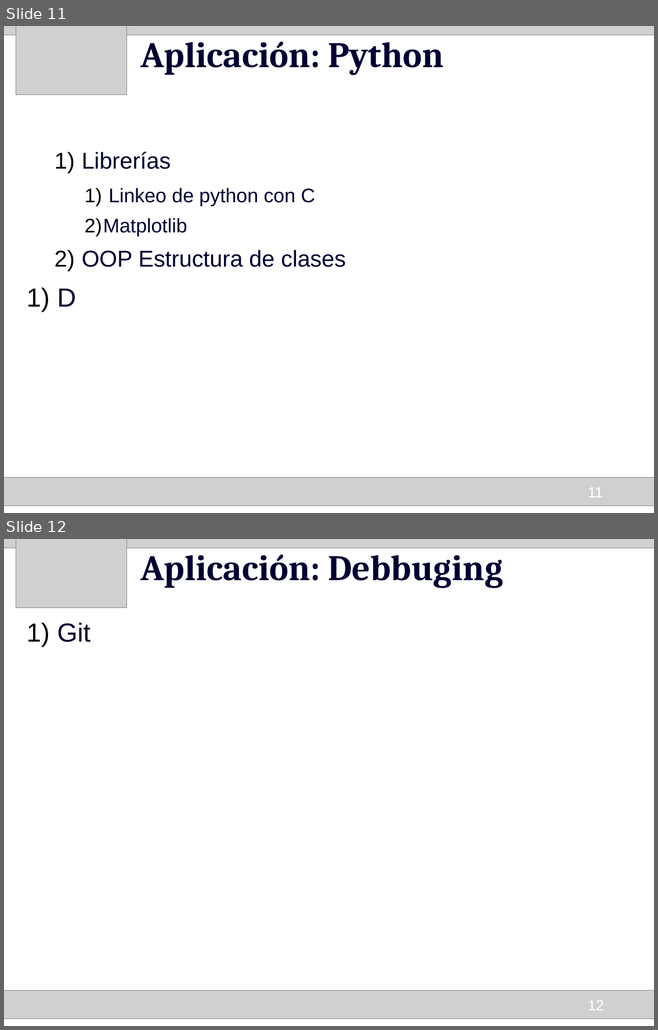
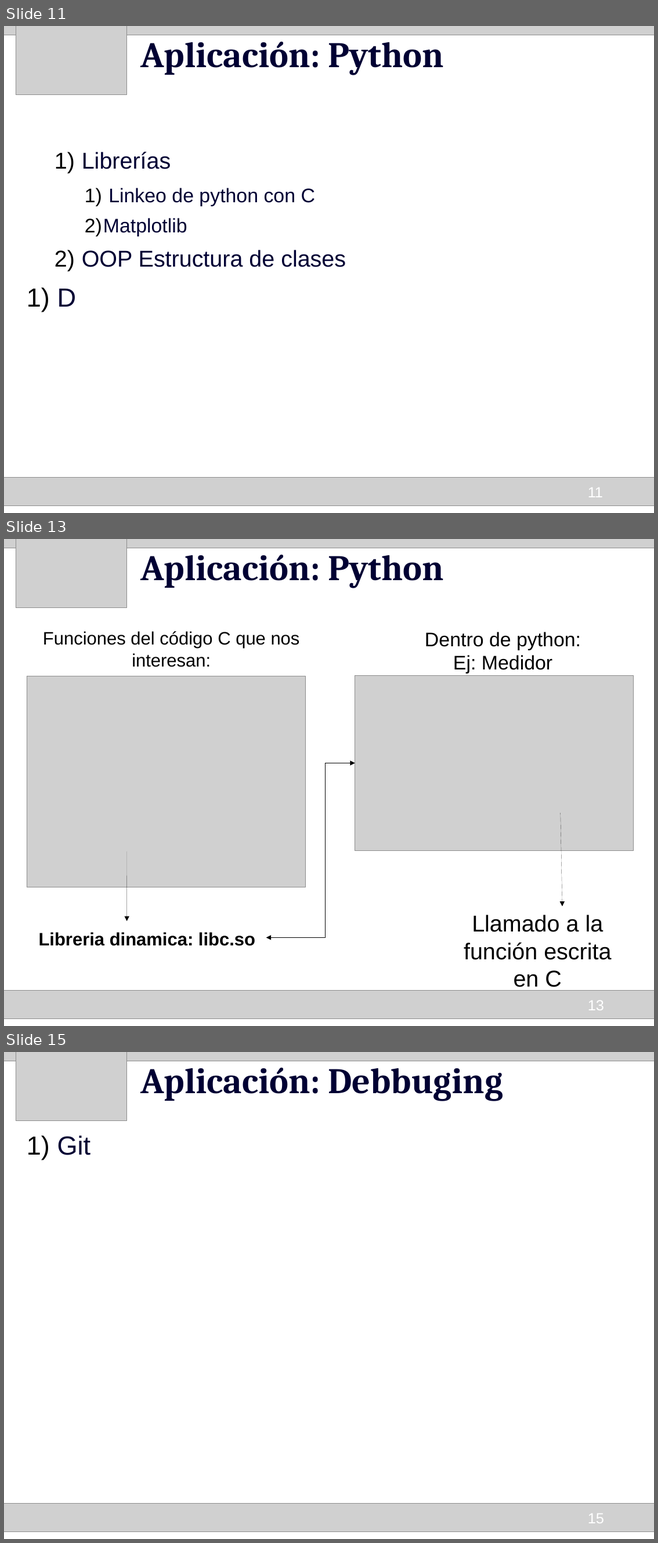
Before and after one commit to HumbertoCelleri/ljmd, a slide deck: presentacion/Presentacion.odp. Shown one above the other, each under a label of ours: slides 11 and 12 before the commit, slides 11, 13 and 15 after it; the slides between them are not shown. The pictures are 658x1030 and 658x1543 pixels, drawn with LibreOffice and Linux fonts; fonts in the diff are those of the drawing; grey boxes stand for pictures. Boxes give left, top, right and bottom in pixels: in the first picture for what was removed or moved away, otherwise in the second. Text is boxed around its words. In the diff, an @@ line names an element or a change of style, - is before the commit and + after.

```diff
--- a/presentacion/Presentacion.odp
+++ b/presentacion/Presentacion.odp
@@ slide 13 added at (4,539,654,1026), background #FFFFFF @@
@@ picture added at (4,539,654,542) @@
@@ picture added at (4,539,654,548) @@
@@ picture added at (16,539,126,608) @@
@@ title added at (140,547,444,588), 44 pt, text #000033, bold @@
+Aplicación: Python
@@ text added at (43,631,300,667), 22 pt, text #000000 @@
+Funciones del código C que nos interesan:
@@ text added at (424,632,581,674), 24 pt, text #000000 @@
+Dentro de python:
+Ej: Medidor
@@ picture added at (27,676,305,888) @@
@@ picture added at (355,676,633,852) @@
@@ elbow double arrow added from (266, 938) to (355, 763), #000000 0 pt @@
@@ arrow added from (560, 813) to (562, 906), #000000 0 pt @@
@@ arrow added from (126, 852) to (126, 922), #000000 0 pt @@
@@ text added at (463,915,611,991), 28 pt, text #000000 @@
+Llamado a la función escrita en C
@@ text added at (39,932,255,946), 22 pt, text #000000, bold @@
+Libreria dinamica: libc.so
@@ picture added at (4,991,654,1019) @@
@@ page number added at (587,1001,604,1011), 18 pt, text #FFFFFF @@
+13
@@ what was slide 12 is now slide 15 @@
@@ page number at (587,1514,604,1524): text changed @@
-12
+15
```
Also in this commit, not shown: 2 other slides added.
